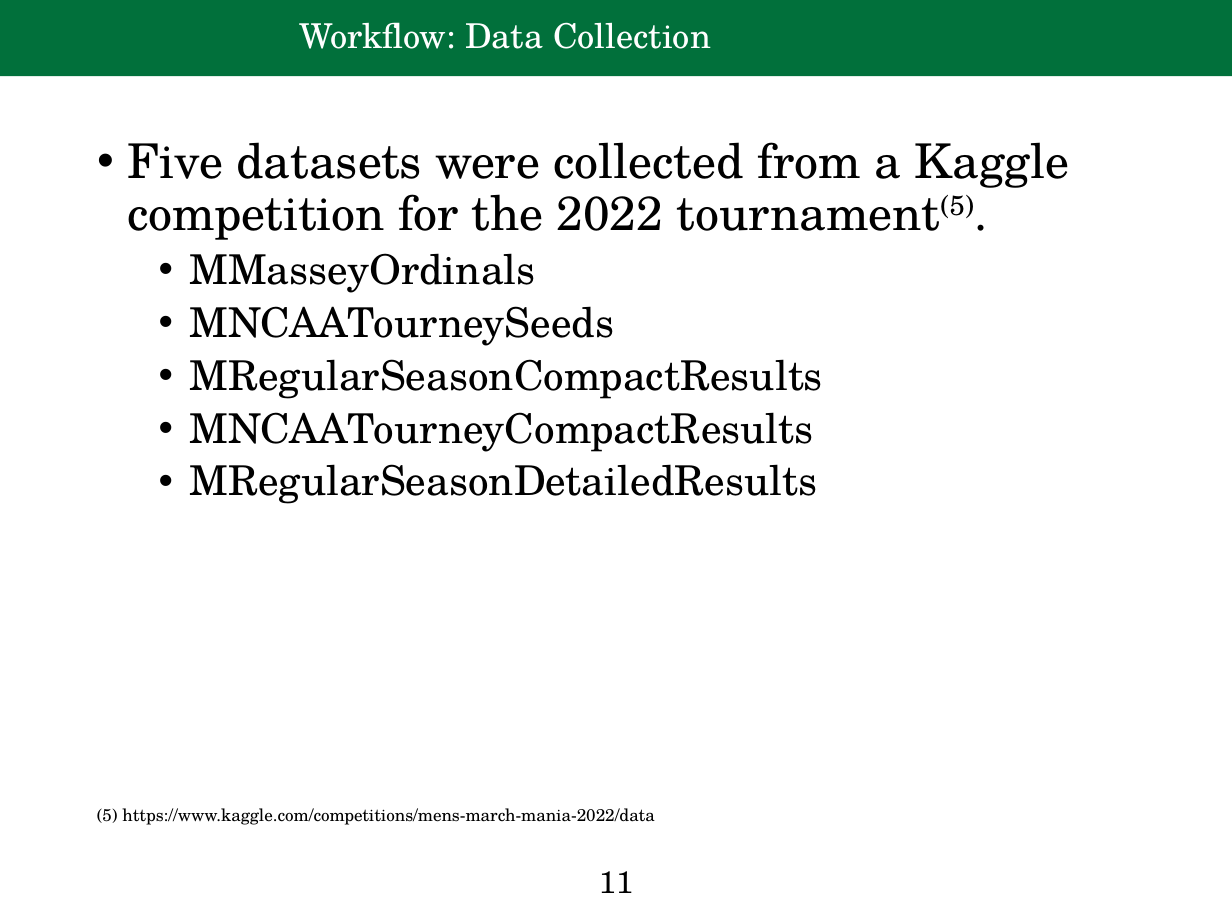
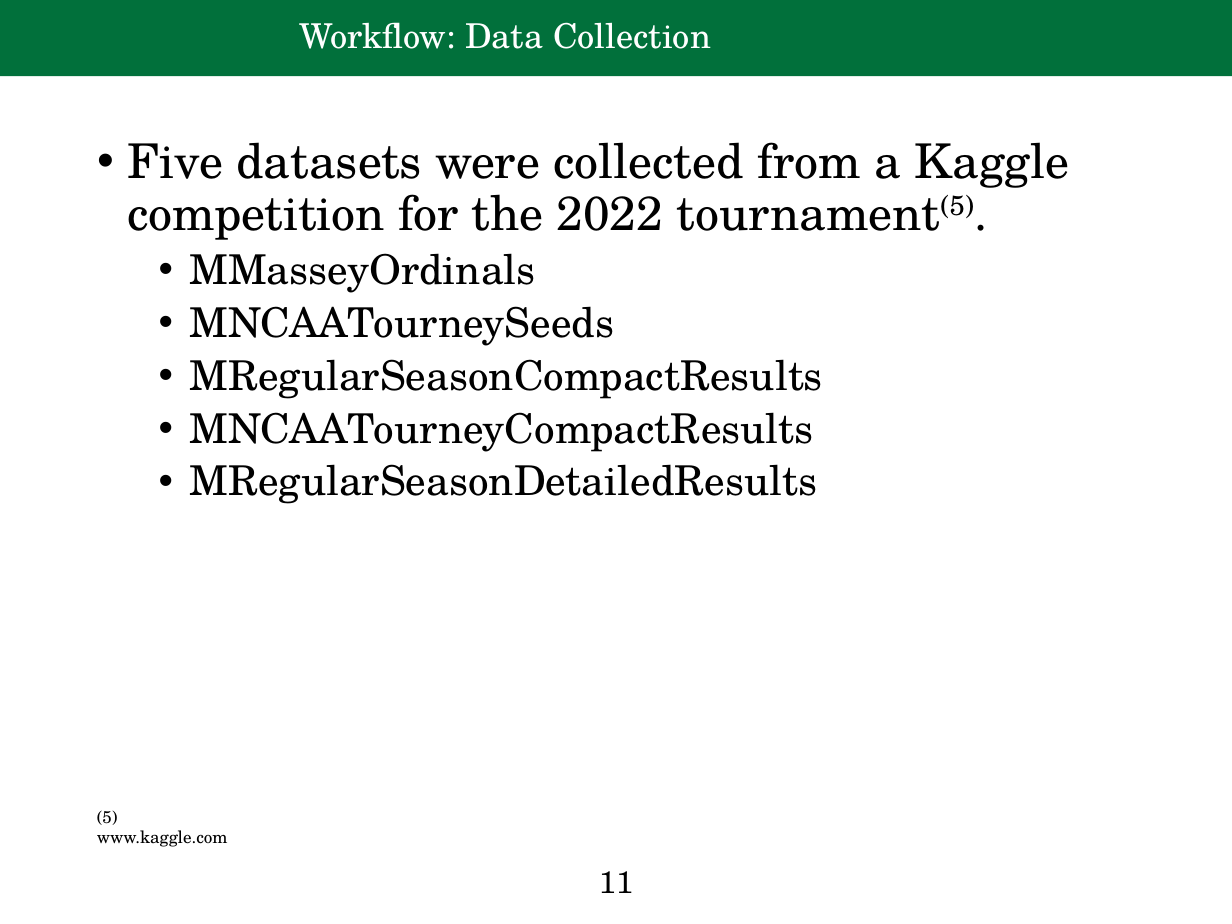
Before and after one commit to pforza/March_Madness_Predictor, a slide deck: slide 11 of Final_Project_Presentation_Forzaglia.pptx. Drawn at 1232x924 pixels with LibreOffice and Linux fonts; fonts in the diff are those of the drawing; background and template pictures are left out. Boxes give left, top, right and bottom in pixels: in the first picture for what was removed or moved away, otherwise in the second. Text is boxed around its words. In the diff, an @@ line names an element or a change of style, - is before the commit and + after.

```diff
--- a/Final_Project_Presentation_Forzaglia.pptx
+++ b/Final_Project_Presentation_Forzaglia.pptx
@@ text at box(97, 810, 228, 847): text changed @@
-(5) https://www.kaggle.com/competitions/mens-march-mania-2022/data
+(5) www.kaggle.com
```
Also in this commit, not shown: 22 other slides changed, 3 slides added, 2 slides removed.
